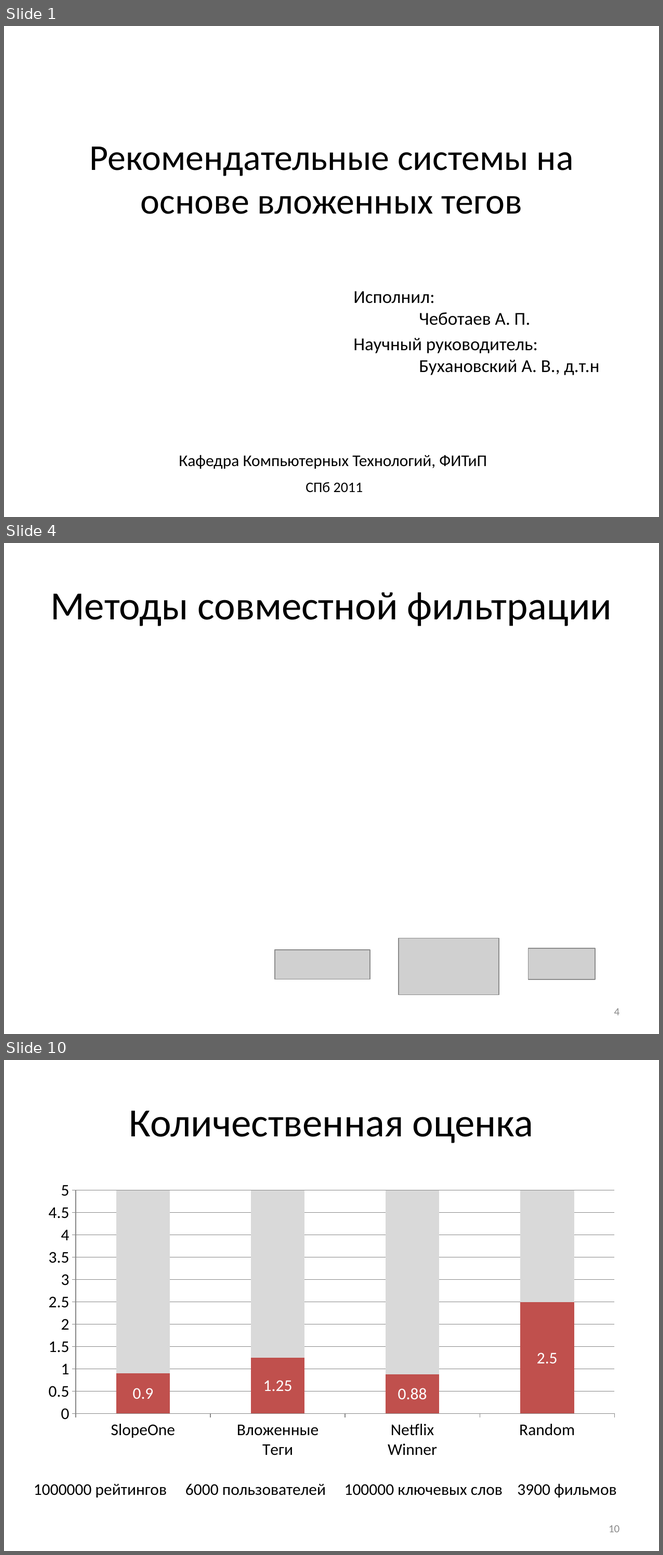
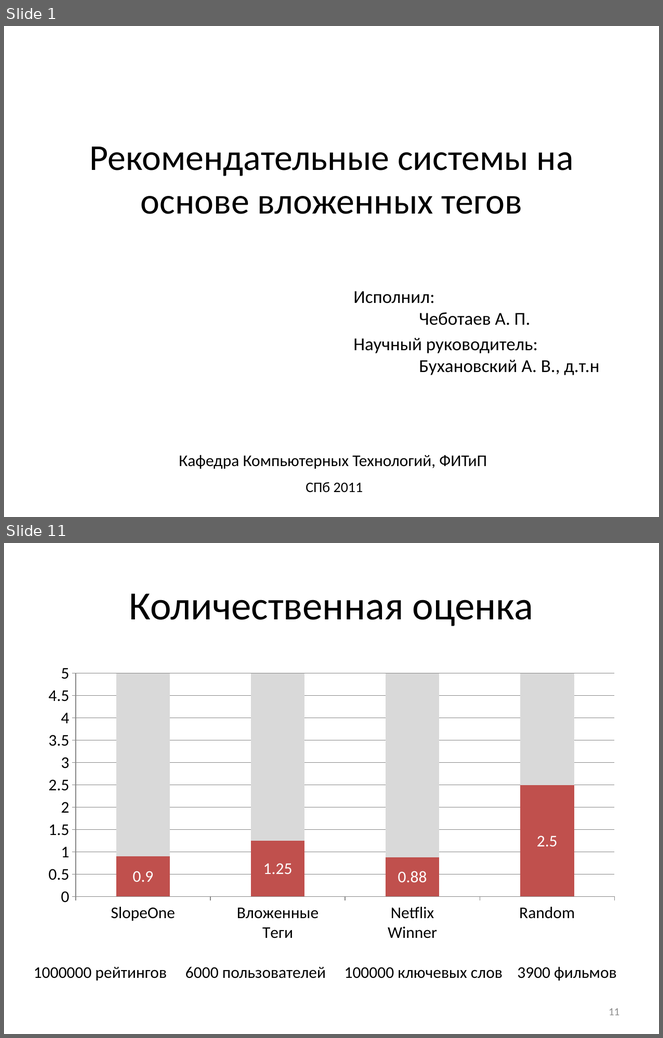
Before and after one commit to Otann/diploma, a slide deck: slides.pptx. Shown one above the other, each under a label of ours: slides 1, 4 and 10 before the commit, slides 1 and 11 after it; the slides between them are not shown. The pictures are 663x1555 and 663x1038 pixels, drawn with LibreOffice and Linux fonts; fonts in the diff are those of the drawing; grey boxes stand for pictures. Boxes give left, top, right and bottom in pixels: in the first picture for what was removed or moved away, otherwise in the second. Text is boxed around its words. In the diff, an @@ line names an element or a change of style, - is before the commit and + after.

```diff
--- a/slides.pptx
+++ b/slides.pptx
@@ slide 4 removed at (4,543,659,1034), background #FFFFFF @@
@@ title removed at (50,592,612,626) @@
-Методы совместной фильтрации
@@ picture removed at (399,939,499,995) @@
@@ picture removed at (274,950,370,979) @@
@@ picture removed at (528,949,595,980) @@
@@ page number removed at (614,1008,620,1016) @@
-4
@@ what was slide 10 is now slide 11 @@
@@ page number at (609,1008,620,1016): text changed @@
-10
+11
```
Also in this commit, not shown: 2 slides changed, 9 slides added, 7 other slides removed, 12 other files.
